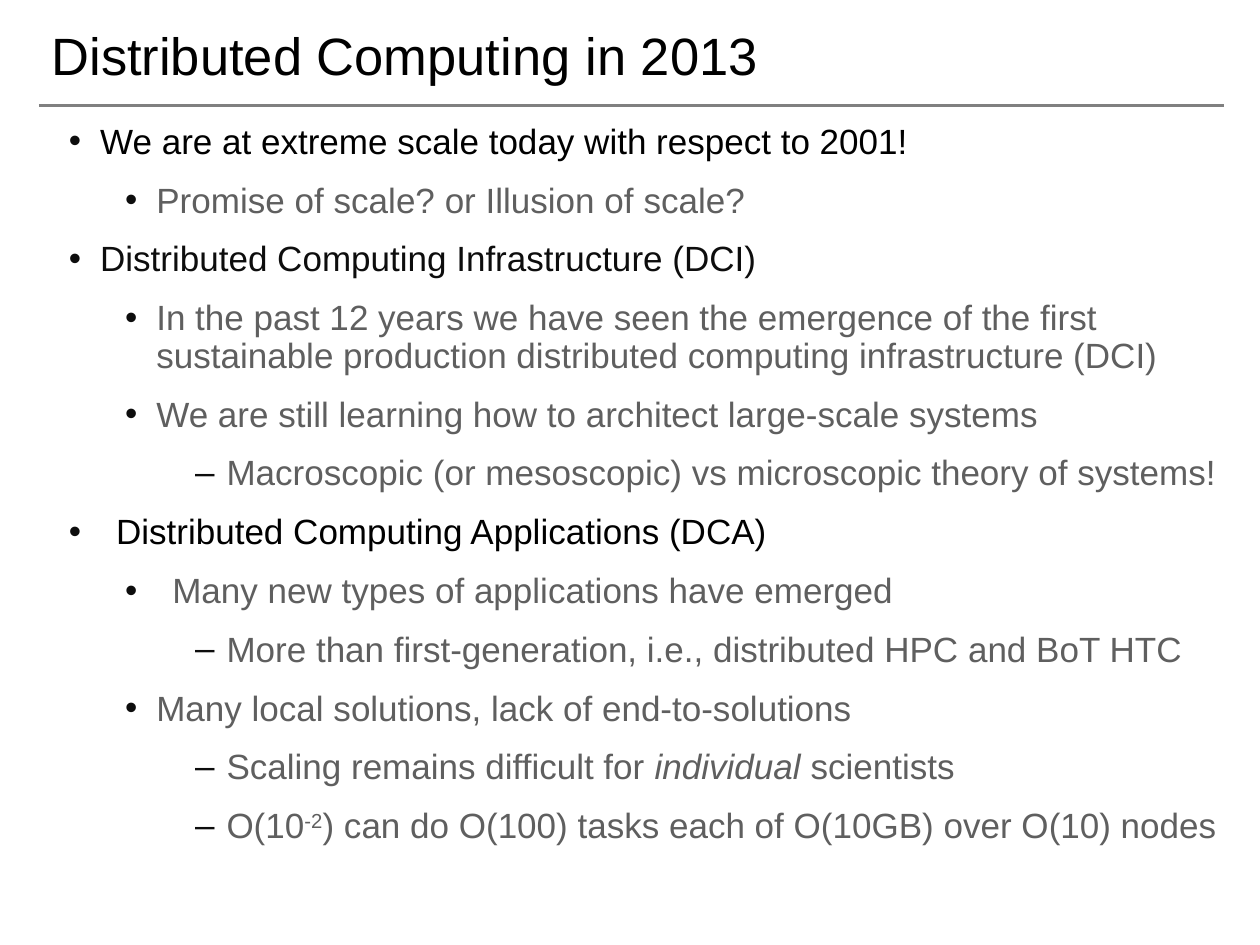
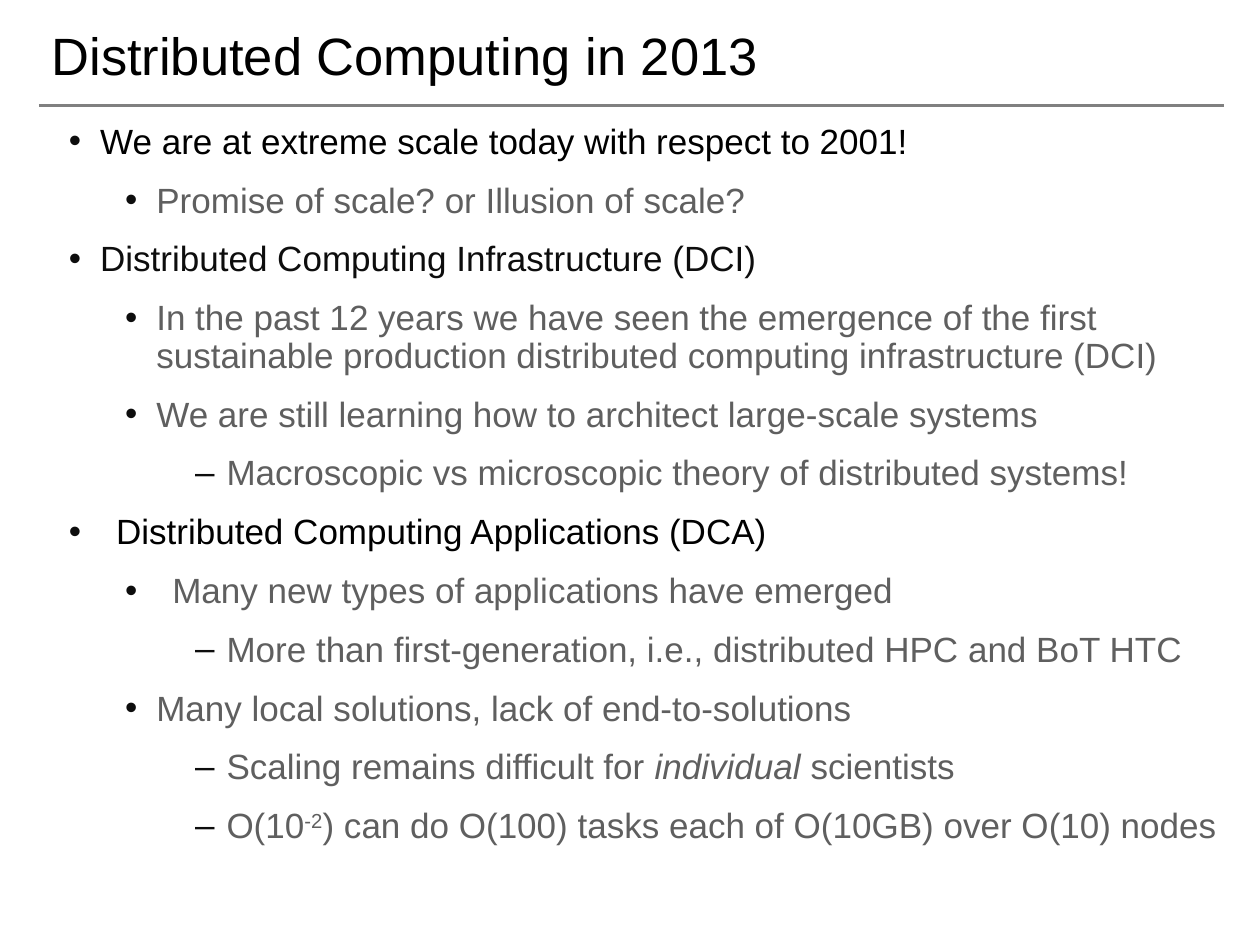
Before and after one commit to saga-project/presentations, a slide deck: slide 2 of radical-magic.pptx. Drawn at 1260x945 pixels with LibreOffice and Linux fonts; fonts in the diff are those of the drawing; background and template pictures are left out. Boxes give left, top, right and bottom in pixels: in the first picture for what was removed or moved away, otherwise in the second. Text is boxed around its words. In the diff, an @@ line names an element or a change of style, - is before the commit and + after.

```diff
--- a/radical-magic.pptx
+++ b/radical-magic.pptx
@@ text at [227, 459, 1128, 492]: text changed @@
-      – Macroscopic (or mesoscopic) vs microscopic theory of systems!
+      – Macroscopic vs microscopic theory of distributed systems!
```
Also in this commit, not shown: 5 other slides changed, 1 slide removed.
